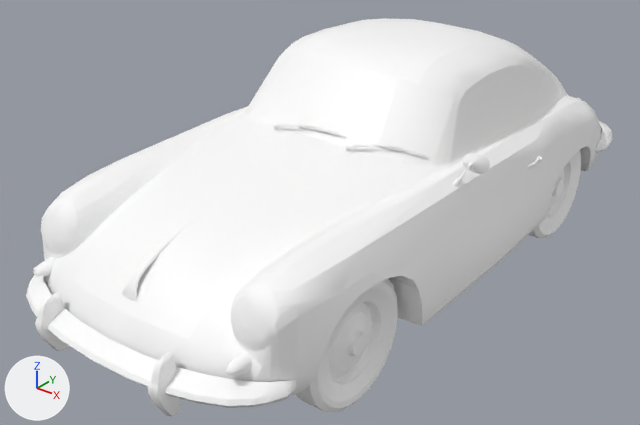
The glTF model assets/products/porsche-356b-1-18.glb, before and after one commit.
Camera for both pictures: a camera (50 mm lens) standing at (0.147, -0.211, 0.141) and looking at (-0.008, -0.017, 0.021). Every picture has the same lights, and +X, +Y and +Z are marked at lower left. The picture after the commit comes second. Where no turn or scale is listed for an object, it has been applied to the vertices.

Names of what the first picture shows: 'model_0'.
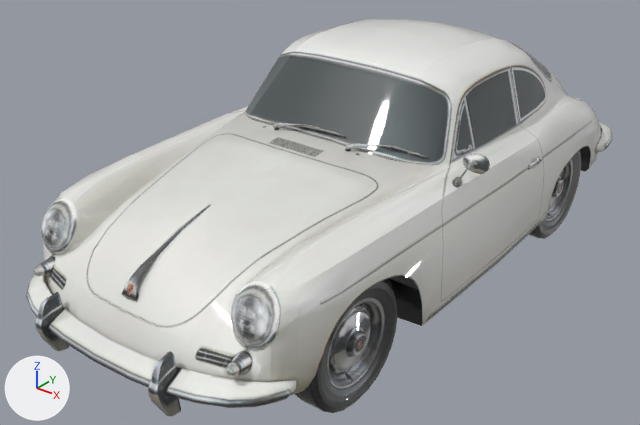
What differs and where, as boxes (x1, y1, x2, y2) in the pictures (640 x 425 px):
```json
{"object": "model_0", "change": "surface changed", "before": [26, 18, 612, 417], "after": [26, 18, 612, 417], "on screen": "darker"}
```

The change, as JSON lines over the scene's bpy script:
```json
{"op": "add", "block": "img_car_356", "code": ["img_car_356 = load_image('car_356', '_unpacked/car_356', 2048, 2048, 'sRGB')"]}
{"op": "remove", "block": "mat_material_001", "code": "mat_material_001.base_color = (1.0, 1.0, 1.0)  # white #ffffff"}
{"op": "add", "block": "mat_material_001", "code": "mat_material_001.texture = img_car_356"}
{"op": "add", "block": "mat_material_001", "code": "mat_material_001.coat_weight = 1.0"}
```
